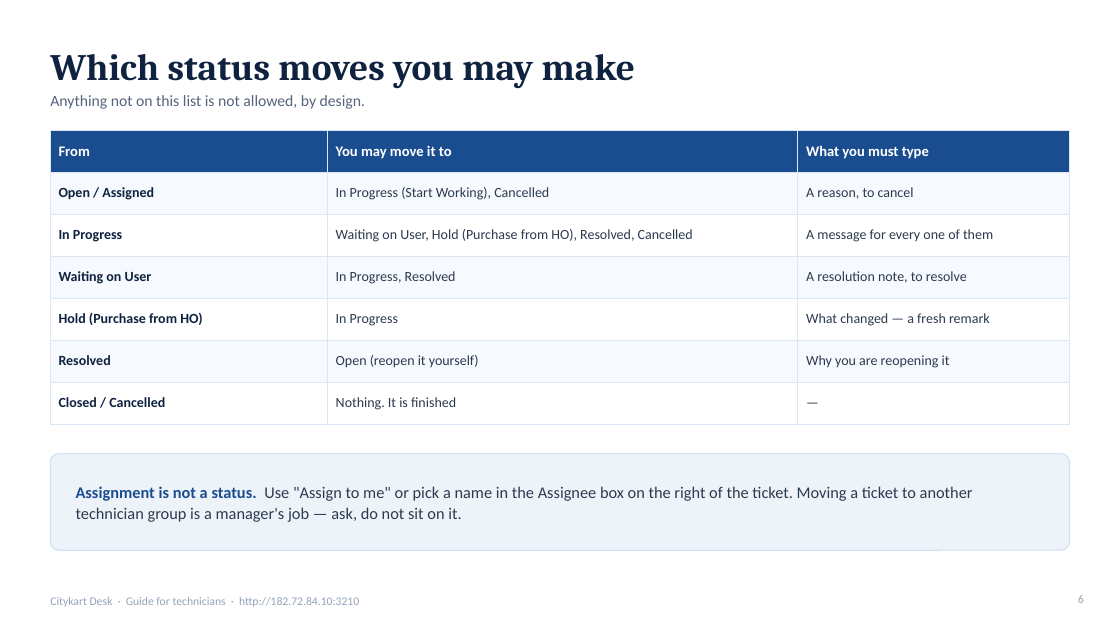
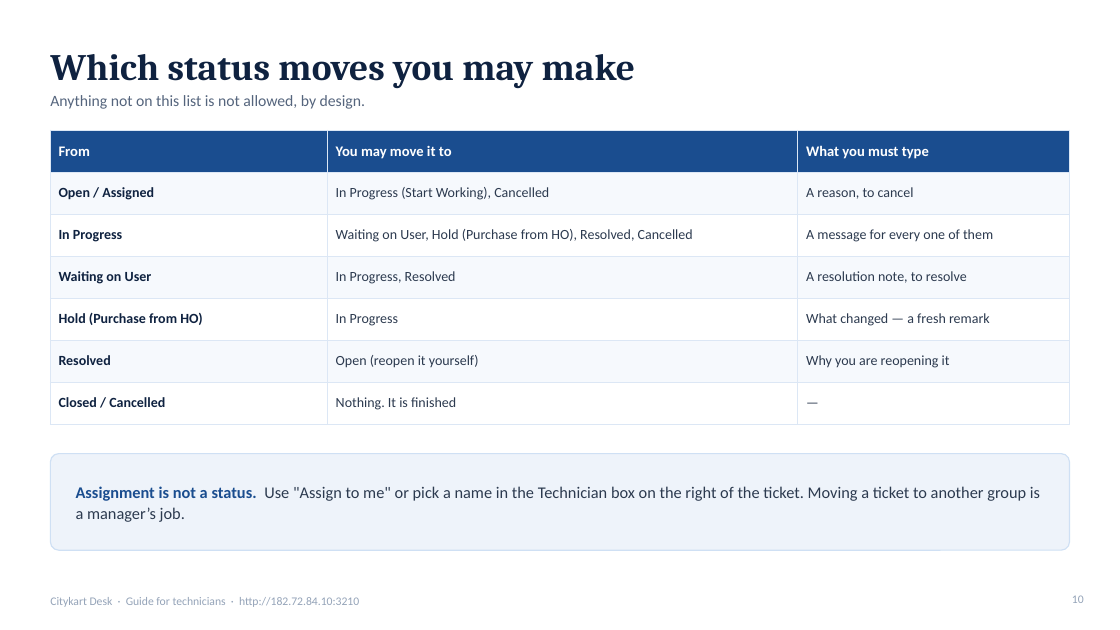
Before and after one commit to kumarsuraj84/Citykartdesk, a slide deck: slide 10 of docs/guides/CKDesk-Guide-for-Technicians.pptx (slide 6 before the commit). Drawn at 1120x630 pixels with LibreOffice and Linux fonts; fonts in the diff are those of the drawing. Boxes give left, top, right and bottom in pixels: in the first picture for what was removed or moved away, otherwise in the second. Text is boxed around its words. In the diff, an @@ line names an element or a change of style, - is before the commit and + after.

```diff
--- a/docs/guides/CKDesk-Guide-for-Technicians.pptx
+++ b/docs/guides/CKDesk-Guide-for-Technicians.pptx
@@ text at (x1=76, y1=486, x2=1040, y2=522): text changed @@
-Assignment is not a status. Use "Assign to me" or pick a name in the Assignee box on the right of the ticket. Moving a ticket to another technician group is a manager's job — ask, do not sit on it.
+Assignment is not a status. Use "Assign to me" or pick a name in the Technician box on the right of the ticket. Moving a ticket to another group is a manager’s job.
@@ page number at (x1=1072, y1=595, x2=1084, y2=603): text changed @@
-6
+10
```
Also in this commit, not shown: 6 other slides changed, 8 slides added, 1 slide removed, 2 other files.
